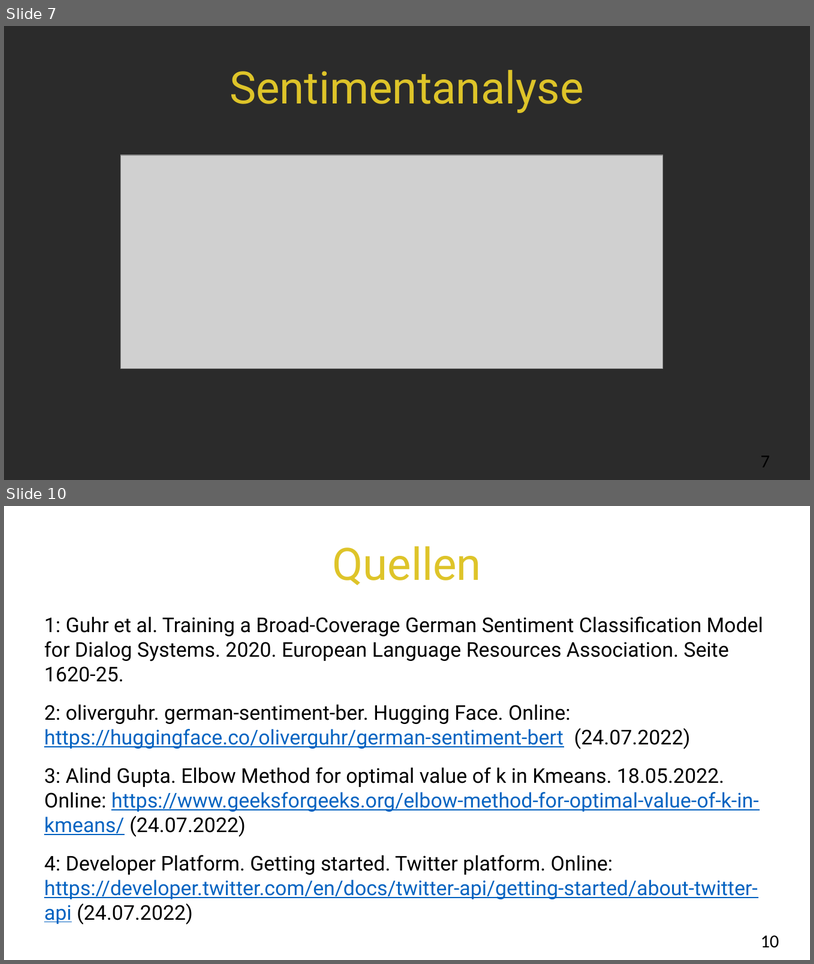
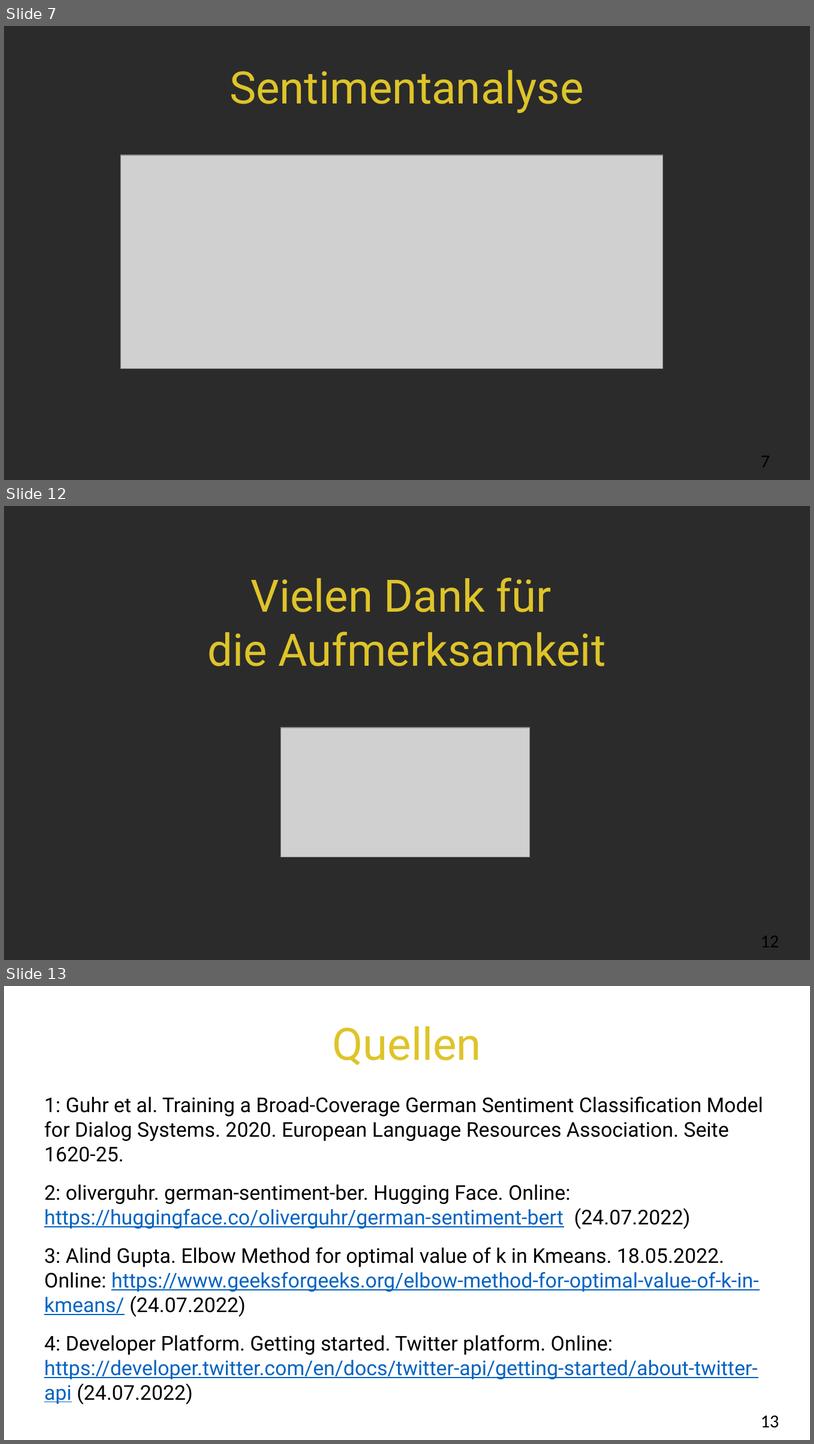
Before and after one commit to ohneBohne/Data_Challenges, a slide deck: Endpräsentation_Fahrrad&Bahn.pptx. Shown one above the other, each under a label of ours: slides 7 and 10 before the commit, slides 7, 12 and 13 after it; the slides between them are not shown. The pictures are 814x964 and 814x1444 pixels, drawn with LibreOffice and Linux fonts; fonts in the diff are those of the drawing; grey boxes stand for pictures; background and template pictures are left out; a plain dark background stands for a picture behind light text. Boxes give left, top, right and bottom in pixels: in the first picture for what was removed or moved away, otherwise in the second. Text is boxed around its words. In the diff, an @@ line names an element or a change of style, - is before the commit and + after.

```diff
--- a/Endpräsentation_Fahrrad&Bahn.pptx
+++ b/Endpräsentation_Fahrrad&Bahn.pptx
@@ slide 12 added at <box>4,506,810,960</box>, background picture (left out) @@
@@ title added at <box>207,577,606,666</box>, 44 pt, text #DEC429 @@
+Vielen Dank für
+die Aufmerksamkeit
@@ picture added at <box>281,728,530,857</box> @@
@@ page number added at <box>761,936,780,947</box>, 18 pt, text #000000 @@
+12
@@ what was slide 10 is now slide 13 @@
@@ page number at <box>761,1415,780,1428</box>: text changed @@
-10
+13
```
Also in this commit, not shown: 3 slides changed, 3 other slides added, 1 slide removed, 1 other file.
